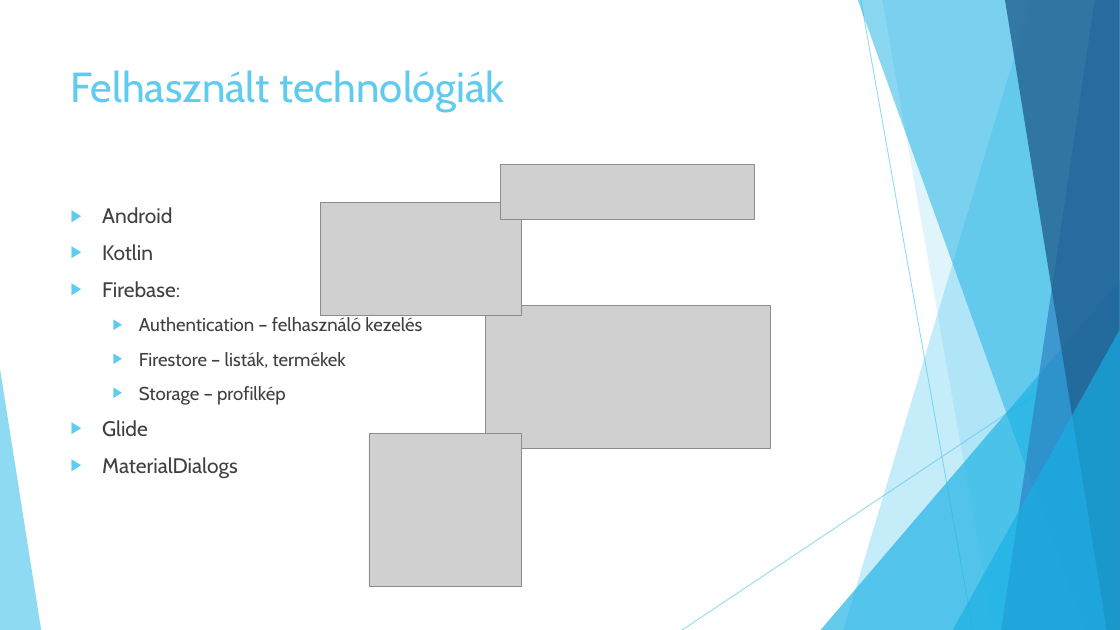
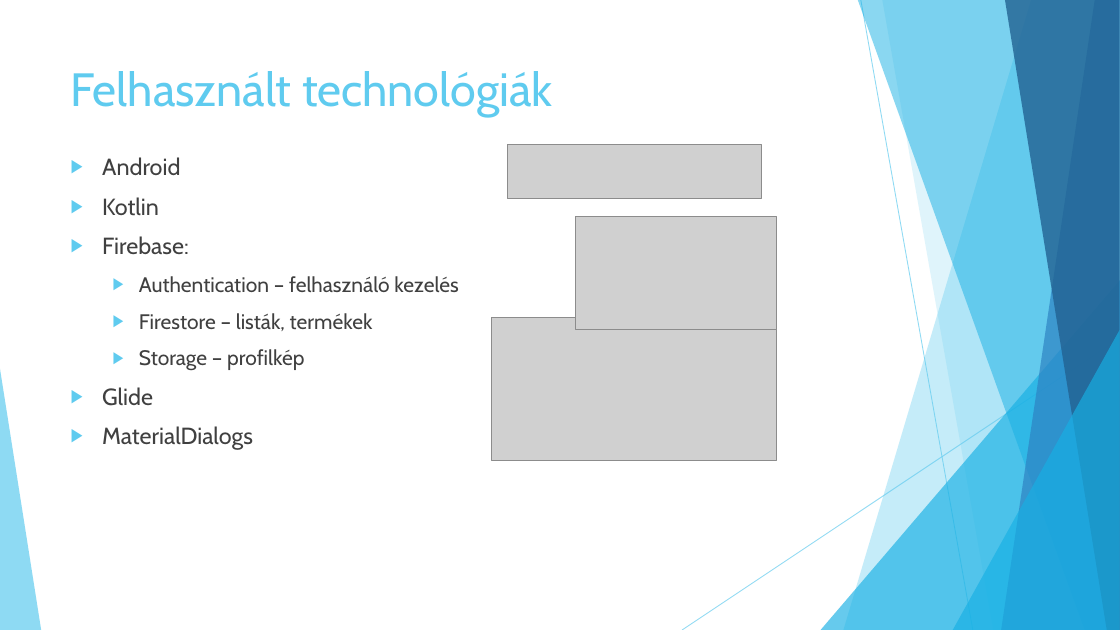
Before and after one commit to Maxtr0n/ShoppingListAndroid, a slide deck: slide 2 of bemutato.pptx. Drawn at 1120x630 pixels with LibreOffice and Linux fonts; fonts in the diff are those of the drawing; grey boxes stand for pictures. Boxes give left, top, right and bottom in pixels: in the first picture for what was removed or moved away, otherwise in the second. Text is boxed around its words. In the diff, an @@ line names an element or a change of style, - is before the commit and + after.

```diff
--- a/bemutato.pptx
+++ b/bemutato.pptx
@@ title "Felhasznált technológiák" at (x1=71, y1=71, x2=552, y2=118): size 36 to 40 pt @@
@@ text "Android" moved from (x1=102, y1=207, x2=422, y2=478) to (x1=102, y1=157, x2=458, y2=450) @@
@@ text "Android" at (x1=102, y1=157, x2=458, y2=450): size 18 to 20 pt in "Android", "Kotlin", "Firebase:", "Glide" and 1 more places; size 16 to 18 pt in "Authentication – felhasználó kezelés", "Firestore – listák, termékek", "Storage – profilkép" @@
@@ picture moved from (x1=501, y1=165, x2=755, y2=219) to (x1=507, y1=145, x2=761, y2=199) @@
@@ picture moved from (x1=321, y1=202, x2=523, y2=316) to (x1=576, y1=217, x2=777, y2=330) @@
@@ picture moved from (x1=486, y1=306, x2=770, y2=449) to (x1=492, y1=318, x2=776, y2=460) @@
@@ picture removed at (x1=369, y1=434, x2=522, y2=587) @@
```
Also in this commit, not shown: 2 other slides changed, 3 slides added, 1 slide removed, 3 other files.
